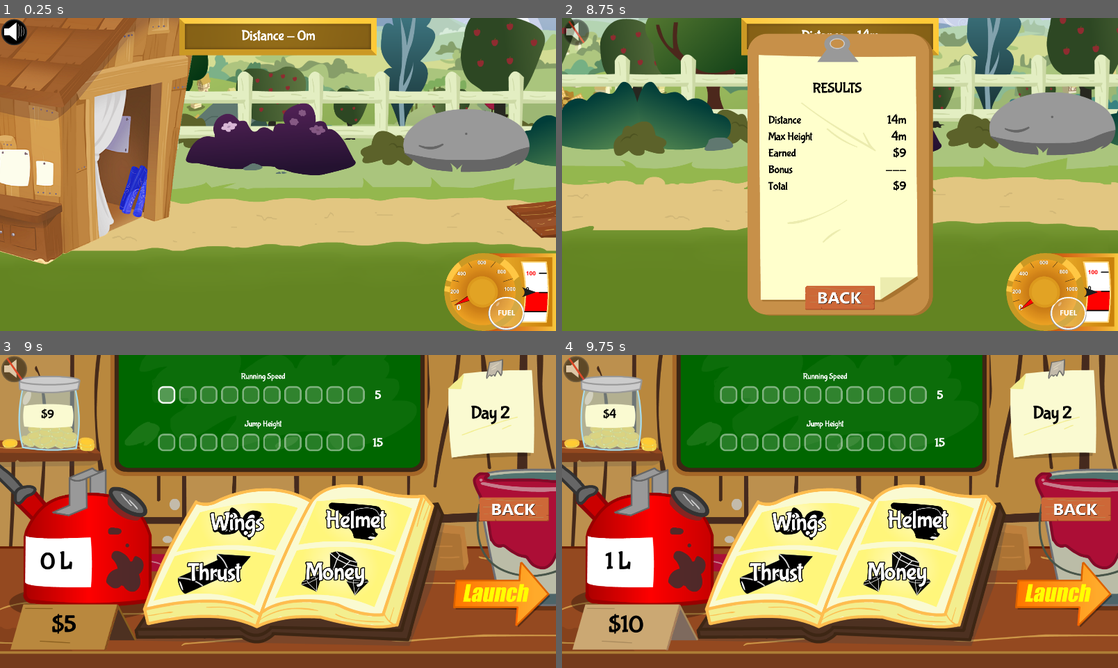
Above: before the commit, frames 1-4 (two rows, left to right).
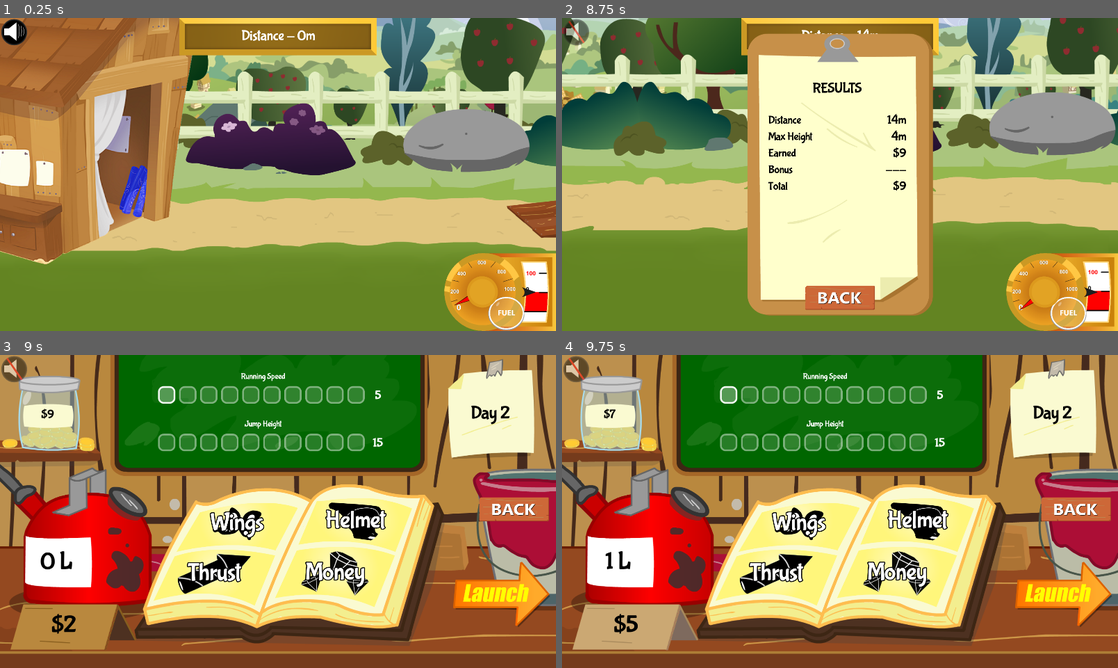
Above: after the commit, the same moments.

Repository: 100-Devs-1-Game/FlightOfHarmony
Game: Godot game, scene res://flight/flight_scene.tscn
Same seed, same stepped clock (60 frames per second), same inputs: the game is played once before the commit and once after it. This scene is started directly instead of the project's main scene.
Inputs (mouse positions are in pixels of both pictures, inside the frame that each line leads up to):
- Up to frame 1 (0.25 s): no input
- Up to frame 2 (8.75 s): click (578, 33) at 0.5 s; tap Enter at 1.25 s; move the mouse to (962, 158) at 1.27 s; hold D (rotate_right) 1.28-2 s; hold Space (propulsion) 1.28-2 s; click (962, 158) at 1.42 s; drag from (728, 190) to (812, 237) at 2.02 s; move the mouse to (895, 105) at 2.77 s; hold D (rotate_right) 2.78-3.5 s; hold Space (propulsion) 2.78-3.5 s; drag from (812, 237) to (673, 127) at 3.52 s; move the mouse to (1006, 221) at 4.27 s; hold A (rotate_left) 4.28-5 s; hold Space (propulsion) 4.28-5 s; drag from (673, 127) to (673, 315) at 5.02 s; move the mouse to (867, 174) at 5.77 s; hold Down (ui_down) 5.78-6.5 s; hold Space (propulsion) 5.78-6.5 s; click (867, 174) at 5.92 s; drag from (756, 96) to (728, 190) at 6.52 s; move the mouse to (962, 158) at 7.27 s; hold Up (ui_up) 7.28-8 s; hold Space (propulsion) 7.28-8 s; drag from (728, 190) to (812, 237) at 8.02 s
- Up to frame 3 (9 s): click (278, 633) at 8.75 s
- Up to frame 4 (9.75 s): click (634, 627) at 9.5 s

Frames 1-2 are identical in both runs. In frame 3, 0.1% of the frame differs, in the area x 9-14%, y 82-90%; in frame 4, 0.5%, in the area x 7-32%, y 9-90%.

Commit message:
Reduce fuel cost

Diff:
--- a/src/core/pony_stats.gd
+++ b/src/core/pony_stats.gd
@@ -70,7 +70,7 @@
 	for i in get_level(PonyStats.StatType.FUEL):
 		cost*= 2
 
-	return cost / 2
+	return cost / 4
 
 
 func get_stat_value(stat: StatType) -> float:
